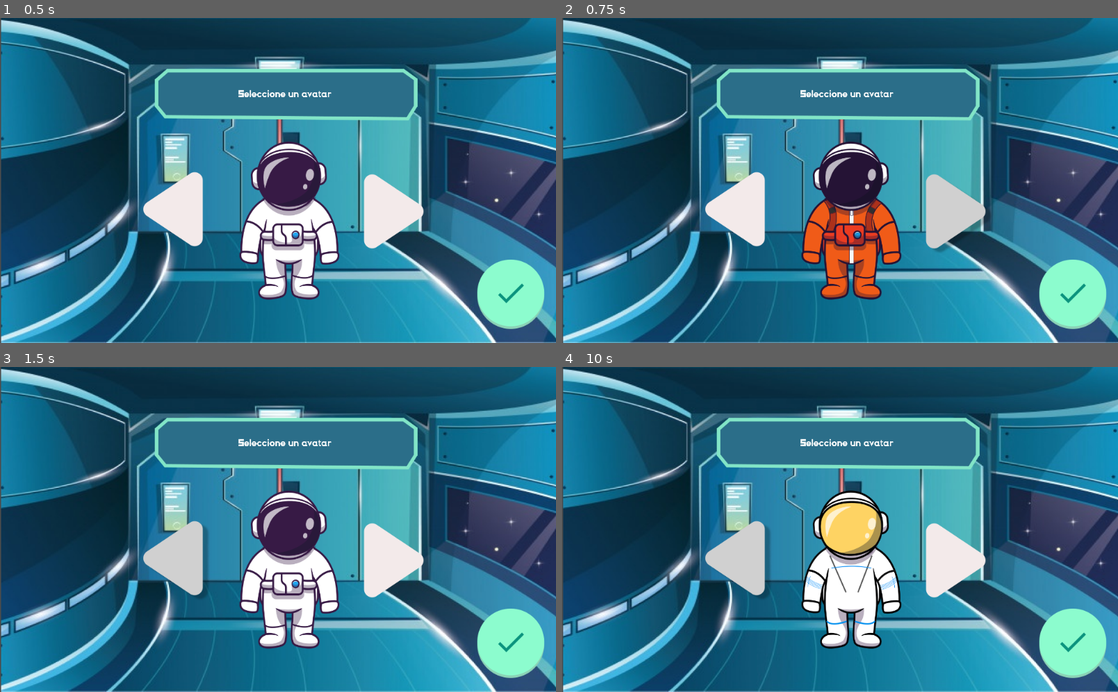
Above: before the commit, frames 1-4 (two rows, left to right).
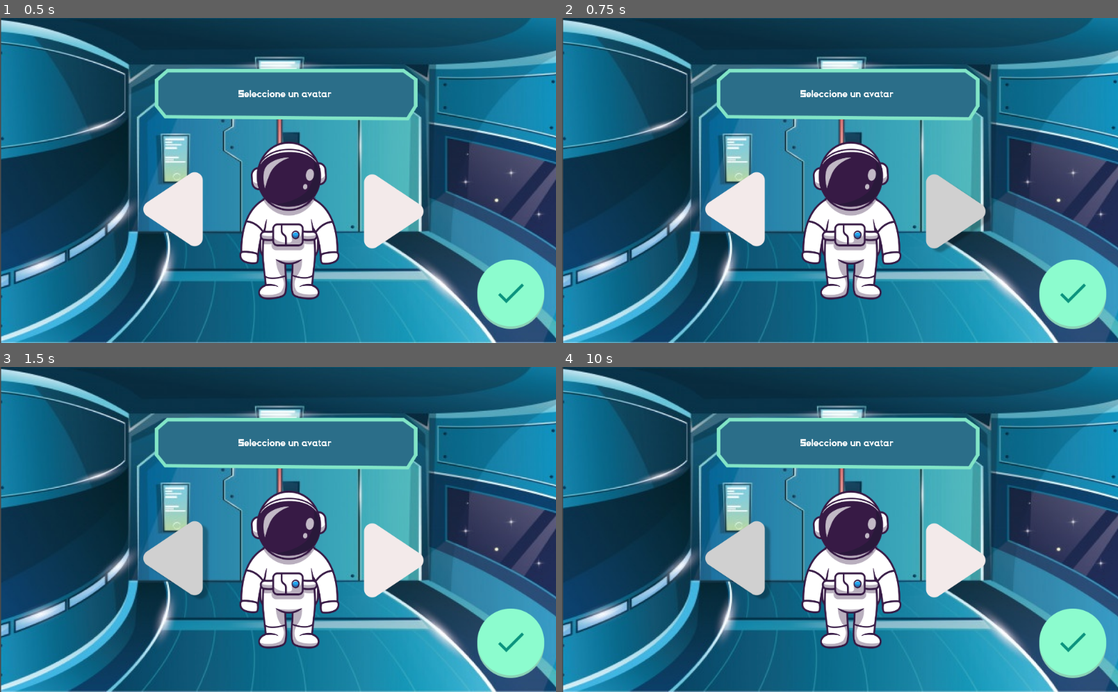
Above: after the commit, the same moments.

Repository: Space-Travelers/Game
Game: Godot game, scene res://src/scenes/avatar/Avatar.tscn
The game is run twice, just before and just after one commit, with the same random seed, the same clock (stepped at 60 frames per second) and the same inputs. This scene is started directly instead of the project's main scene.
Inputs (mouse positions are in pixels of both pictures, inside the frame that each line leads up to):
- Up to frame 1 (0.5 s): no input
- Up to frame 2 (0.75 s): click (962, 213) at 0.5 s
- Up to frame 3 (1.5 s): click (177, 562) at 1.25 s
- Up to frame 4 (10 s): click (1073, 643) at 2 s; tap Enter at 2.75, 4.25, 5.75 s; move the mouse to (962, 513) at 2.77 s; hold Right (ui_right) 2.78-4.28 s; click (962, 513) at 2.85 s; tap Up (ui_up) at 3.02, 3.77, 5.27, 6.02, 6.77, 8.27, 9.02, 9.77 s; tap Space (next_message) at 3.5, 3.6, 5, 5.1, 6.5, 6.6, 8.1, 9.6 s; move the mouse to (728, 545) at 3.52 s; move the mouse to (895, 458) at 4.27 s; hold Left (ui_left) 4.28-5.03 s; click (895, 458) at 4.35 s; move the mouse to (812, 594) at 5.02 s; hold Right (ui_right) 5.03-6.53 s; click (812, 594) at 5.17 s; move the mouse to (1006, 578) at 5.77 s; click (1006, 578) at 5.85 s; move the mouse to (673, 480) at 6.52 s; hold Left (ui_left) 6.53-7.28 s; move the mouse to (867, 529) at 7.27 s; hold Right (ui_right) 7.28-8.03 s; click (867, 529) at 7.35 s; move the mouse to (756, 448) at 8.02 s; hold Left (ui_left) 8.03-9.53 s; move the mouse to (962, 513) at 8.77 s; click (962, 513) at 8.85 s; move the mouse to (728, 545) at 9.52 s; hold Right (ui_right) from 9.53 s (still down); click (728, 545) at 9.67 s

Frame 1 is identical in both runs. In frame 2, 3.3% of the frame differs, in the area x 43-61%, y 44-87%; in frame 3, nothing differs; in frame 4, 3.3%.
Error after the commit: Invalid set index 'texture' (on base: 'null instance') with value of type 'StreamTexture'. (res://src/scenes/avatar/avatar.gd:20)

Commit message:
Game/login and register (#19)
* Register pages and scripts

* register

* Register pages and scripts

* register

* room

* add dropdown menu in genero on page register

* add register avatar

* change avatar

Diff:
--- a/src/scenes/avatar/avatar.gd
+++ b/src/scenes/avatar/avatar.gd
@@ -15,7 +15,8 @@
 	current_avatar_index = 1;
 
 func change_img_avatar(file):
-	var node = get_node("astronauta")
+	var node = $avatar/astronauta
+
 	node.texture = load(file)
 
 
--- a/src/scenes/register/register.gd
+++ b/src/scenes/register/register.gd
@@ -2,12 +2,15 @@
 
 onready var drop_menu_down = $genero
 
+var current_avatar_index;
 
 
 var genero = "M"
 
 # Called when the node enters the scene tree for the first time.
 func _ready():
+
+	current_avatar_index = 1;
 	add_items()
 
 func add_items():
@@ -27,15 +30,67 @@
 		genero="F"
 	print(genero)
 
+
+
+
+
+var avatars = {
+	"avatar1" : "res://assets/UI/astronauts/avatar1.svg",
+	"avatar2" :  "res://assets/UI/astronauts/avatar2.svg",
+	"avatar3": "res://assets/UI/astronauts/avatar3.svg",
+}
+
+
+
+# Called when the node enters the scene tree for the first time.
+
+
+func change_img_avatar(file):
+	var node = $avatar/astronauta
+	node.texture = load(file)
+
 func _on_Button_pressed():
-	var headers = ["Content-Type: application/json"]
-	var body = {"name": $username.get_text(),
-  "last_name": $apellido.get_text(),
-  "email": $email.get_text(),
-  "password": $password.get_text(),
-  "age": 0,
-  "level": $nivel.get_text(),
-  "gender": $genero.get_text(),
+	$avatar.show()
+
+
+
+
+
+
+
+
+func _on_Button_pressed():
+
+  "school": $Escuela.get_text(),
+  "avatar":str(current_avatar_index),
+ }
+	body = JSON.print(body)
+	var error = $HTTPRequest.request("https://spacetravelers.herokuapp.com/player/register",headers, true, HTTPClient.METHOD_POST, body)
+	if error != OK:
+		print("Error")
+
+
+func _on_HTTPRequest_request_completed(result, response_code, headers, body):
+	if result == HTTPRequest.RESULT_SUCCESS:
+			print(result)
+			if(response_code==200):
+				print(body.get_string_from_utf8())
+			else:
+				print("erro prueba")
+
+
+func _on_buttonRight_pressed():
+	current_avatar_index +=1;
+	if (current_avatar_index>3):
+		current_avatar_index = 1;
+	change_img_avatar(avatars["avatar"+String(current_avatar_index)])
+
+
+func _on_buttonLeft_pressed():
+	current_avatar_index -=1;
+	if (current_avatar_index<1):
+		current_avatar_index = 3;
+	change_img_avatar(avatars["avatar"+String(current_avatar_index)])
   "school": $Escuela.get_text()}
 
 	body = JSON.print(body)
--- a/src/scenes/register/register.tscn
+++ b/src/scenes/register/register.tscn
@@ -1,8 +1,15 @@
-[gd_scene load_steps=4 format=2]
-
-[ext_resource path="res://assets/UI/backgrounds/login.png" type="Texture" id=1]
-[ext_resource path="res://theme/st.tres" type="Theme" id=2]
-[ext_resource path="res://src/scenes/register/register.gd" type="Script" id=3]
+
+[gd_scene load_steps=11 format=2]
+
+
+[ext_resource path="res://assets/UI/buttons/button-right.svg" type="Texture" id=4]
+[ext_resource path="res://font.tres" type="DynamicFont" id=5]
+[ext_resource path="res://assets/UI/backgrounds/Select-avatar.png" type="Texture" id=6]
+[ext_resource path="res://assets/UI/elements/container - select avatar.svg" type="Texture" id=7]
+[ext_resource path="res://assets/UI/buttons/button-left.svg" type="Texture" id=8]
+[ext_resource path="res://assets/UI/astronauts/avatar1.svg" type="Texture" id=9]
+[ext_resource path="res://assets/UI/buttons/check.png" type="Texture" id=10]
+
 
 [node name="Control" type="Control"]
 margin_right = 40.0
@@ -144,10 +151,75 @@
 margin_right = 613.0
 margin_bottom = 505.0
 theme = ExtResource( 2 )
-text = "Registrar"
+
+text = "Siguiente"
 
 [node name="HTTPRequest" type="HTTPRequest" parent="."]
+
+[node name="avatar" type="Control" parent="."]
+margin_right = 40.0
+margin_bottom = 40.0
+
+[node name="Sprite" type="Sprite" parent="avatar"]
+position = Vector2( 260.281, 208 )
+scale = Vector2( 0.679894, 0.612016 )
+texture = ExtResource( 6 )
+offset = Vector2( 368.762, 149.506 )
+
+[node name="Container-SelectAvatar" type="Sprite" parent="avatar"]
+position = Vector2( 527, 142 )
+scale = Vector2( 0.624183, 0.624183 )
+texture = ExtResource( 7 )
+
+[node name="Label" type="Label" parent="avatar/Container-SelectAvatar"]
+margin_left = -350.859
+margin_top = -57.6754
+margin_right = 343.141
+margin_bottom = 48.3246
+custom_fonts/font = ExtResource( 5 )
+text = "Seleccione un avatar"
+align = 1
+valign = 1
+autowrap = true
+
+[node name="astronauta" type="Sprite" parent="avatar"]
+position = Vector2( 533, 374 )
+scale = Vector2( 0.588658, 0.597169 )
+texture = ExtResource( 9 )
+
+[node name="buttonRight" type="TextureButton" parent="avatar"]
+margin_left = 670.0
+margin_top = 288.0
+margin_right = 795.0
+margin_bottom = 437.0
+texture_normal = ExtResource( 8 )
+
+[node name="buttonLeft" type="TextureButton" parent="avatar"]
+margin_left = 263.0
+margin_top = 284.0
+margin_right = 388.0
+margin_bottom = 433.0
+texture_normal = ExtResource( 4 )
+
+[node name="register" type="TextureButton" parent="avatar"]
+margin_left = 879.0
+margin_top = 446.0
+margin_right = 1003.0
+margin_bottom = 574.0
+texture_normal = ExtResource( 10 )
+expand = true
 
 [connection signal="item_selected" from="genero" to="." method="_on_genero_item_selected"]
 [connection signal="pressed" from="Button" to="." method="_on_Button_pressed"]
 [connection signal="request_completed" from="HTTPRequest" to="." method="_on_HTTPRequest_request_completed"]
+[connection signal="pressed" from="avatar/buttonRight" to="." method="_on_buttonRight_pressed"]
+[connection signal="pressed" from="avatar/buttonLeft" to="." method="_on_buttonLeft_pressed"]
+[connection signal="pressed" from="avatar/register" to="." method="_on_register_pressed"]
+
+text = "Registrar"
+
+[node name="HTTPRequest" type="HTTPRequest" parent="."]
+
+[connection signal="item_selected" from="genero" to="." method="_on_genero_item_selected"]
+[connection signal="pressed" from="Button" to="." method="_on_Button_pressed"]
+[connection signal="request_completed" from="HTTPRequest" to="." method="_on_HTTPRequest_request_completed"]
